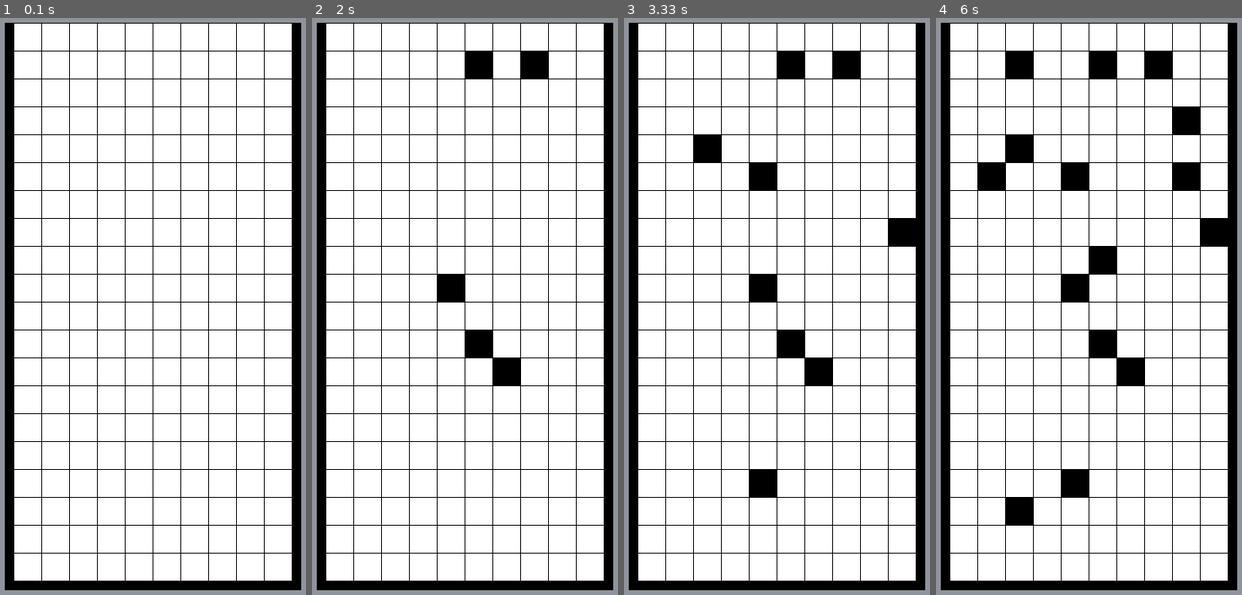
Above: before the commit, frames 1-4 (left to right).
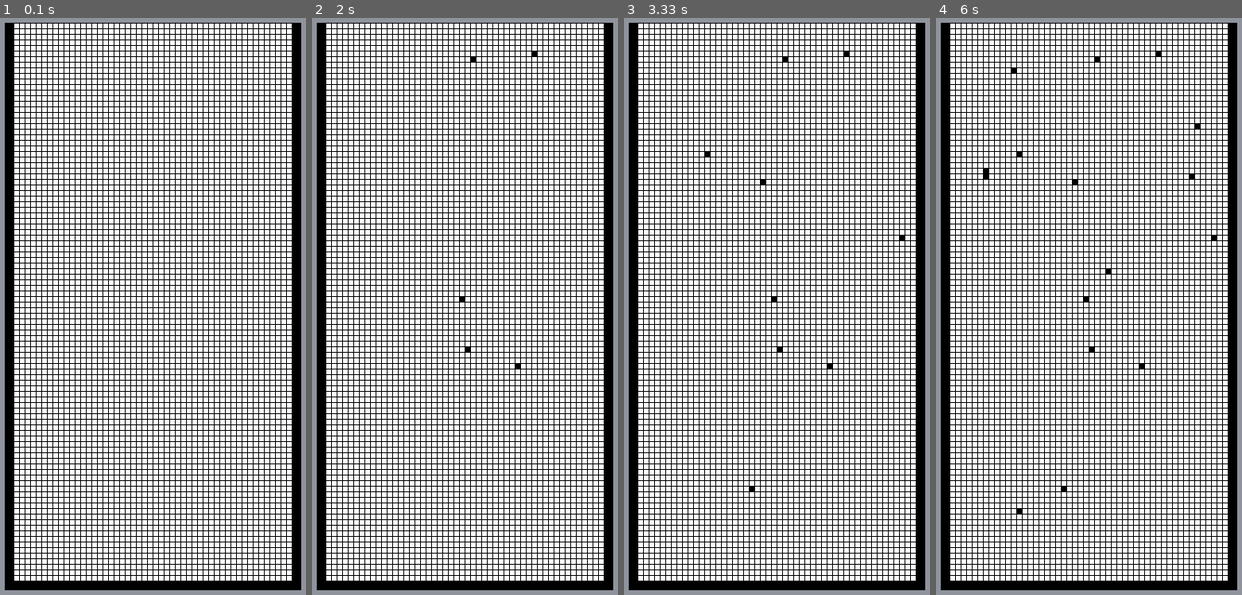
Above: after the commit, the same moments.

Repository: Xaxedd/tetris-pygame
Game: pygame game, started from main.py
Same seed, same stepped clock (60 frames per second), same inputs: the game is played once before the commit and once after it.
Inputs (mouse positions are in pixels of both pictures, inside the frame that each line leads up to):
- Up to frame 1 (0.1 s): no input
- Up to frame 2 (2 s): click (465, 300) at 0.38 s; click (468, 346) at 0.72 s; click (535, 52) at 1.05 s; click (520, 364) at 1.38 s; click (474, 58) at 1.72 s
- Up to frame 3 (3.33 s): click (755, 485) at 2.05 s; click (761, 179) at 2.38 s; click (709, 156) at 2.72 s; click (902, 237) at 3.05 s
- Up to frame 4 (6 s): click (1189, 173) at 3.88 s; click (1196, 127) at 4.22 s; click (1110, 271) at 4.55 s; click (984, 173) at 4.88 s; click (1015, 508) at 5.22 s; click (984, 168) at 5.55 s; click (1015, 69) at 5.88 s

The runs differ from the first frame. In frame 1, 18% of the frame differs, in the area x 4-96%, y 0-98%; in frame 2, 19%; in frame 3, 20%; in frame 4, 22%.

Commit message:
added user_settings file

Diff:
--- a/main.py
+++ b/main.py
@@ -2,12 +2,10 @@
 
 from pygame_utils import PygameScreen, Colors
 from tech_utils import Tech
-
-screen_width = 600
-screen_height = 900
+from user_settings import Settings
 
 pygame.init()
-screen = PygameScreen(screen_width, screen_height, 10, 20)
+screen = PygameScreen(Settings.screen_width, Settings.screen_height, Settings.horizontal_blocks_amount, Settings.vertical_blocks_amount)
 
 screen.color_screen_grey()
 screen.refresh_screen()
--- /dev/null
+++ b/user_settings.py
@@ -0,0 +1,5 @@
+class Settings:
+    screen_width = 600
+    screen_height = 900
+    horizontal_blocks_amount = 50
+    vertical_blocks_amount = 100
